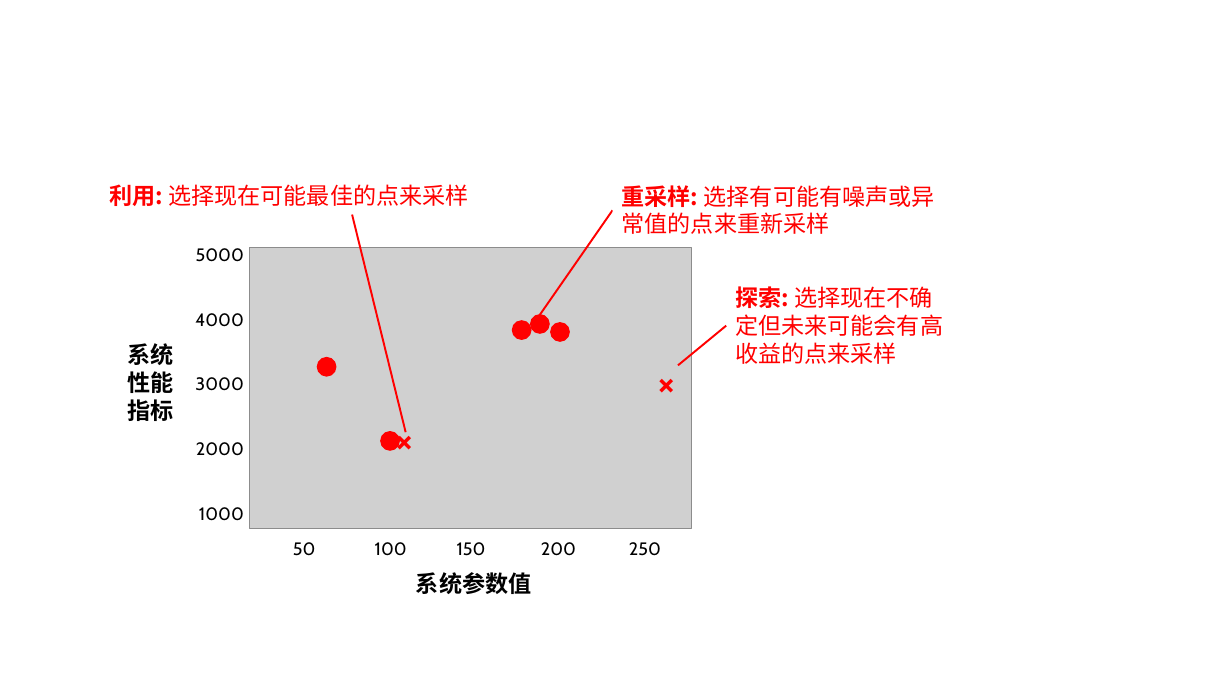
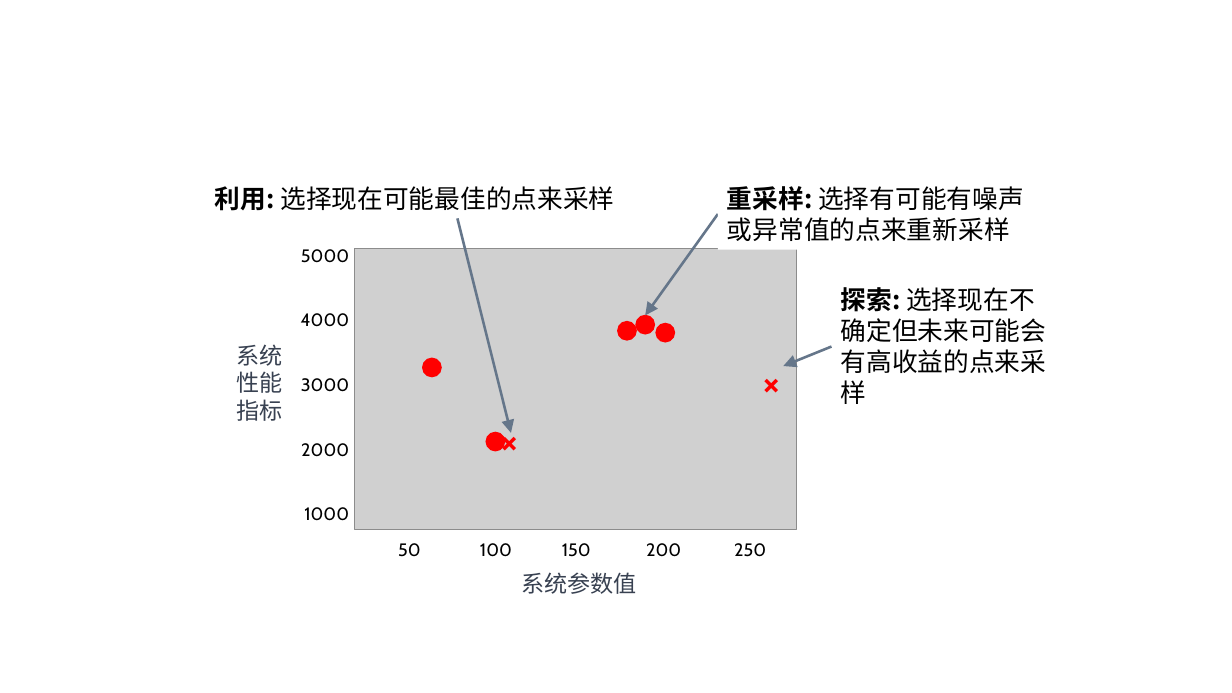
Before and after one commit to microsoft/AI-System, a slide deck: slide 3 of Textbook/第13章-人工智能优化计算机系统/figs.pptx. Drawn at 1232x693 pixels with LibreOffice and Linux fonts; fonts in the diff are those of the drawing; grey boxes stand for pictures. Boxes give left, top, right and bottom in pixels: in the first picture for what was removed or moved away, otherwise in the second. Text is boxed around its words. In the diff, an @@ line names an element or a change of style, - is before the commit and + after.

```diff
--- a/Textbook/第13章-人工智能优化计算机系统/figs.pptx
+++ b/Textbook/第13章-人工智能优化计算机系统/figs.pptx
@@ text "利用: 选择现在可能最佳的点来采样" moved from (x1=109, y1=184, x2=468, y2=206) to (x1=215, y1=186, x2=614, y2=211) @@
@@ text "重采样: 选择有可能有噪声或异常值的点来重新采样" moved from (x1=622, y1=185, x2=935, y2=234) to (x1=727, y1=186, x2=1024, y2=241) @@
@@ line moved from (406, 433) - (352, 214) to (511, 433) - (457, 218) @@
@@ line (511, 433) - (457, 218): line to arrow; stroke #FF0000 1.5 pt to #65768A 2 pt @@
@@ line moved from (540, 315) - (613, 211) to (645, 315) - (718, 214) @@
@@ line (645, 315) - (718, 214): line to arrow; stroke #FF0000 1.5 pt to #65768A 2 pt @@
@@ size 18 to 20 pt, text colour #FF0000 to #000000 in 3 elements at (x1=215, y1=186, x2=614, y2=211), (x1=727, y1=186, x2=1024, y2=241), (x1=841, y1=287, x2=1047, y2=404) @@
@@ text "探索: 选择现在不确定但未来可能会有高收益的点来采样" moved from (x1=735, y1=286, x2=943, y2=364) to (x1=841, y1=287, x2=1047, y2=404) @@
@@ text "系统" at (x1=236, y1=344, x2=282, y2=421): font Arial to Noto Sans CJK SC, text colour #000000 to #384151, bold off @@
@@ text "系统" moved from (x1=128, y1=343, x2=174, y2=421) to (x1=236, y1=344, x2=282, y2=421) @@
@@ line moved from (678, 365) - (726, 325) to (784, 366) - (832, 347) @@
@@ line (784, 366) - (832, 347): line to arrow; stroke #FF0000 1.5 pt to #65768A 2 pt @@
@@ 5 texts, 5 ellipses, 1 picture moved together from (x1=195, y1=248, x2=691, y2=594) to (x1=301, y1=249, x2=797, y2=594) @@
@@ text "系统参数值" at (x1=521, y1=572, x2=636, y2=594): font Arial to Noto Sans CJK SC, text colour #000000 to #384151, bold off @@
```
Also in this commit, not shown: 2 other slides changed, 5 other files.
